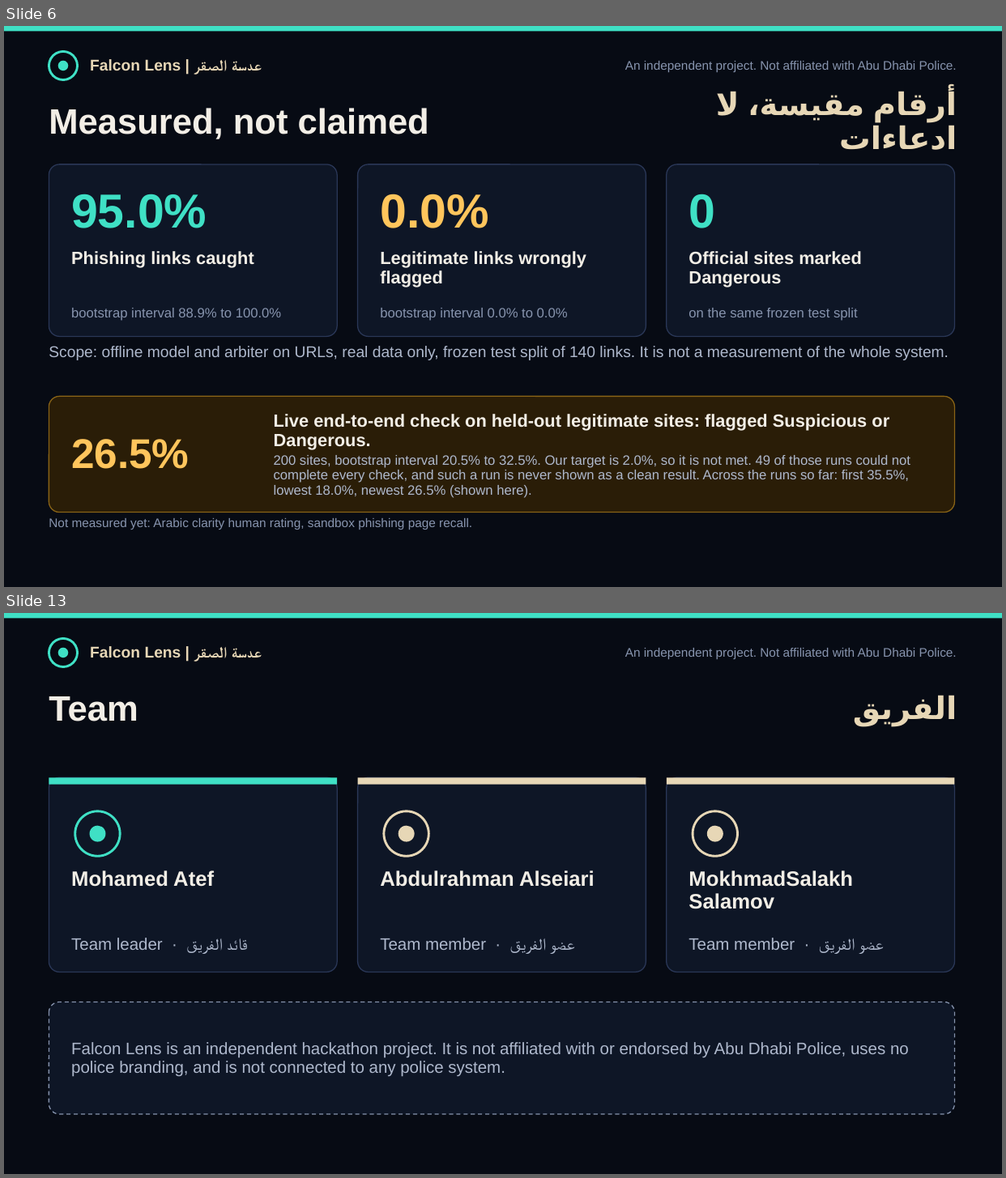
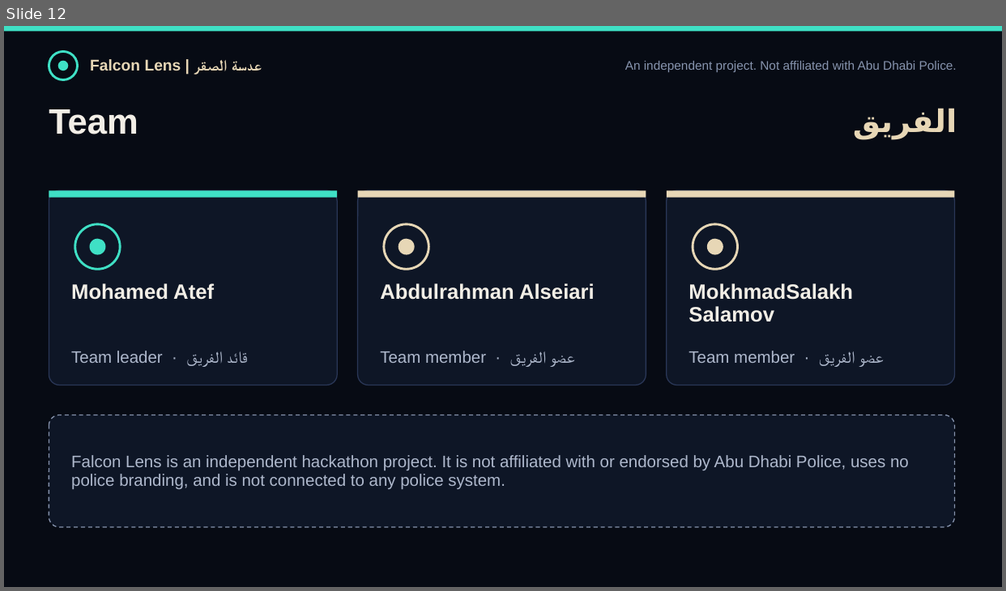
Before and after one commit to Muhammadatef/falcon-lens, a slide deck: submission/FalconLens_ScamShield.pptx. Shown one above the other, each under a label of ours: slides 6 and 13 before the commit, slide 12 after it; the slides between them are not shown. The pictures are 1006x1178 and 1006x591 pixels, drawn with LibreOffice and Linux fonts; fonts in the diff are those of the drawing. Boxes give left, top, right and bottom in pixels: in the first picture for what was removed or moved away, otherwise in the second. Text is boxed around its words. In the diff, an @@ line names an element or a change of style, - is before the commit and + after.

```diff
--- a/submission/FalconLens_ScamShield.pptx
+++ b/submission/FalconLens_ScamShield.pptx
@@ slide 6 removed at (4,26,1002,587), background #070B14 @@
@@ rectangle removed at (4,26,1002,31) @@
@@ ellipse removed at (49,51,78,80) @@
@@ ellipse removed at (58,61,68,71) @@
@@ text removed at (90,59,262,71) @@
-Falcon Lens | عدسة الصقر
@@ text removed at (625,61,957,72) @@
-An independent project. Not affiliated with Abu Dhabi Police.
@@ text removed at (839,89,957,150) @@
-أرقام مقيسة، لا ادعاءات
@@ text removed at (49,108,429,139) @@
-Measured, not claimed
@@ rounded rectangle removed at (49,165,337,337) @@
@@ rounded rectangle removed at (357,165,646,337) @@
@@ rounded rectangle removed at (667,165,955,337) @@
@@ text removed at (71,194,206,228) @@
-95.0%
@@ text removed at (380,194,488,228) @@
-0.0%
@@ text removed at (688,194,715,228) @@
-0
@@ text removed at (71,251,254,267) @@
-Phishing links caught
@@ text removed at (380,251,586,287) @@
-Legitimate links wrongly flagged
@@ text removed at (688,251,862,287) @@
-Official sites marked Dangerous
@@ text removed at (71,308,282,321) @@
-bootstrap interval 88.9% to 100.0%
@@ text removed at (380,308,568,321) @@
-bootstrap interval 0.0% to 0.0%
@@ text removed at (688,308,858,321) @@
-on the same frozen test split
@@ text removed at (49,346,948,361) @@
-Scope: offline model and arbiter on URLs, real data only, frozen test split of 140 links. It is not a measurement of the whole system.
@@ rounded rectangle removed at (49,396,955,513) @@
@@ text removed at (274,414,910,498) @@
-Live end-to-end check on held-out legitimate sites: flagged Suspicious or Dangerous.
-200 sites, bootstrap interval 20.5% to 32.5%. Our target is 2.0%, so it is not met. 49 of those runs could not complete every check, and such a run is never shown as a clean result. Across the runs so far: first 35.5%, lowest 18.0%, newest 26.5% (shown here).
@@ text removed at (71,439,189,469) @@
-26.5%
@@ text removed at (49,518,472,530) @@
-Not measured yet: Arabic clarity human rating, sandbox phishing page recall.
@@ what was slide 13 is now slide 12 @@
```
Also in this commit, not shown: 1 slide changed, 11 slides added, 11 other slides removed, 16 other files.
